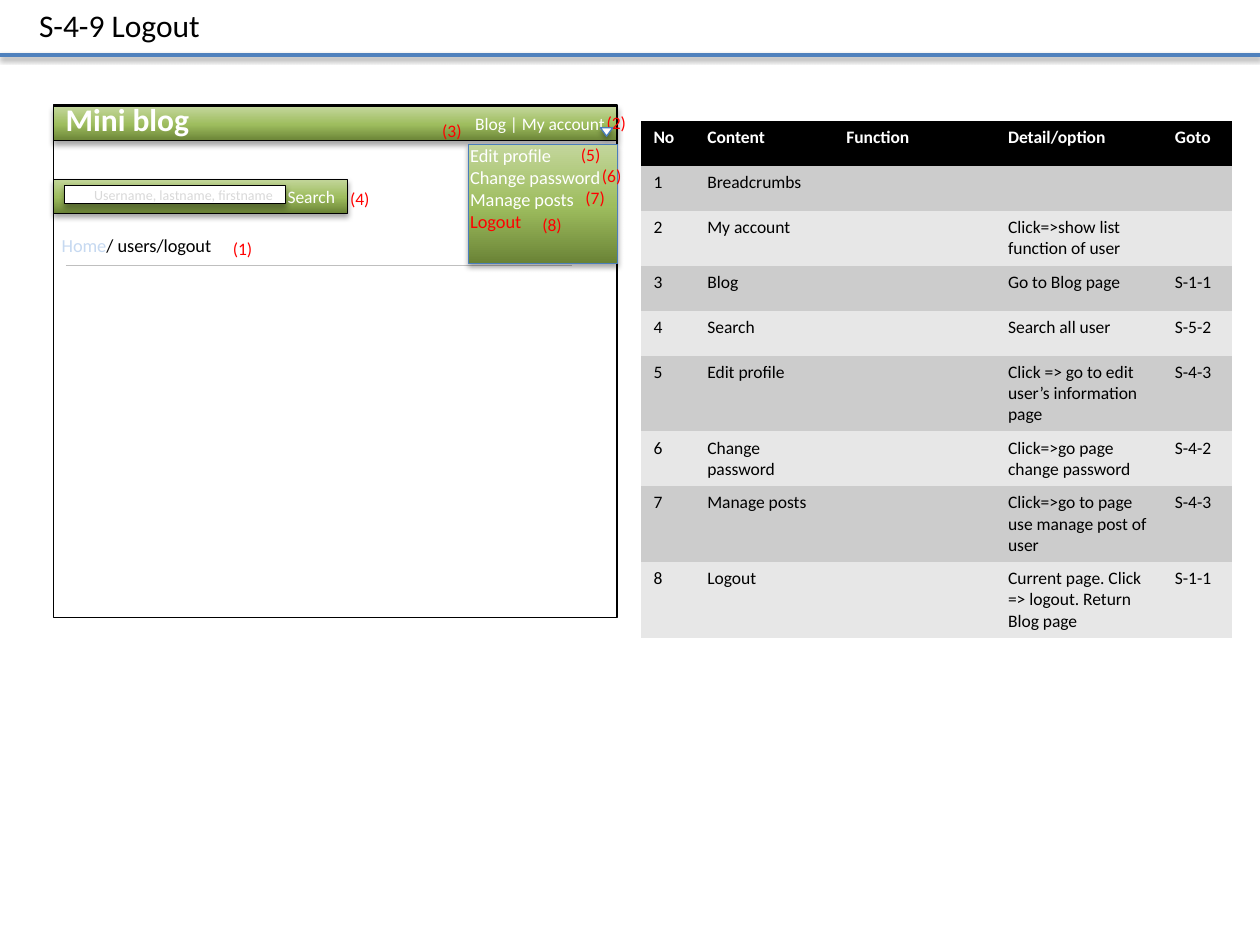
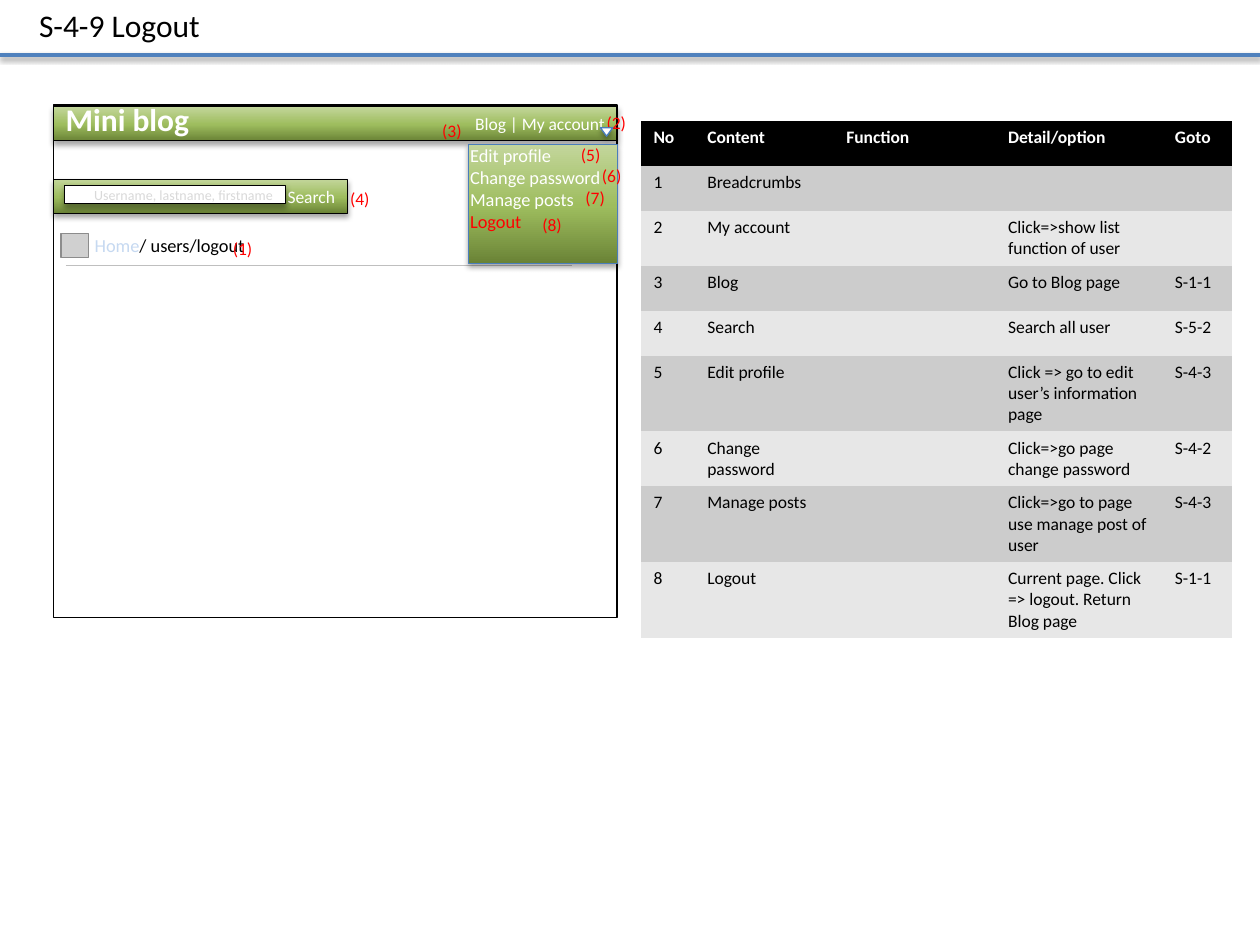
Before and after one commit to Mulodo-PHP-Training/miniblog-lam.vy, a slide deck: slide 6 of doc/frontend/wireframe/TRN-MiniBlog_WireframeDesign_LAMVY.pptx. Drawn at 1260x945 pixels with LibreOffice and Linux fonts; fonts in the diff are those of the drawing; grey boxes stand for pictures. Boxes give left, top, right and bottom in pixels: in the first picture for what was removed or moved away, otherwise in the second. Text is boxed around its words. In the diff, an @@ line names an element or a change of style, - is before the commit and + after.

```diff
--- a/doc/frontend/wireframe/TRN-MiniBlog_WireframeDesign_LAMVY.pptx
+++ b/doc/frontend/wireframe/TRN-MiniBlog_WireframeDesign_LAMVY.pptx
@@ text "Home/ users/logout": place and size @@
-text "Home/ users/logout" at box(62, 239, 212, 255)
+text "Home/ users/logout" at box(95, 239, 245, 258)
@@ picture added at box(62, 233, 89, 257) @@
```
Also in this commit, not shown: 16 other slides changed.
